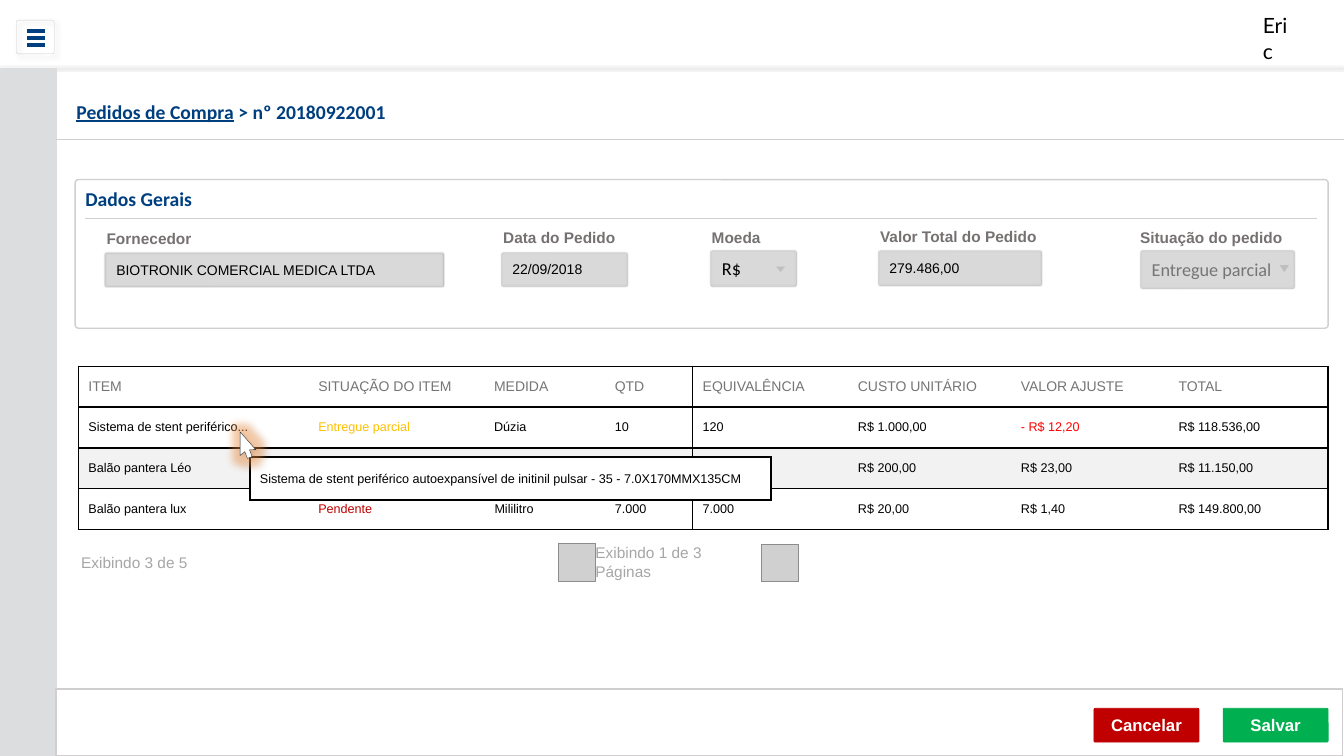
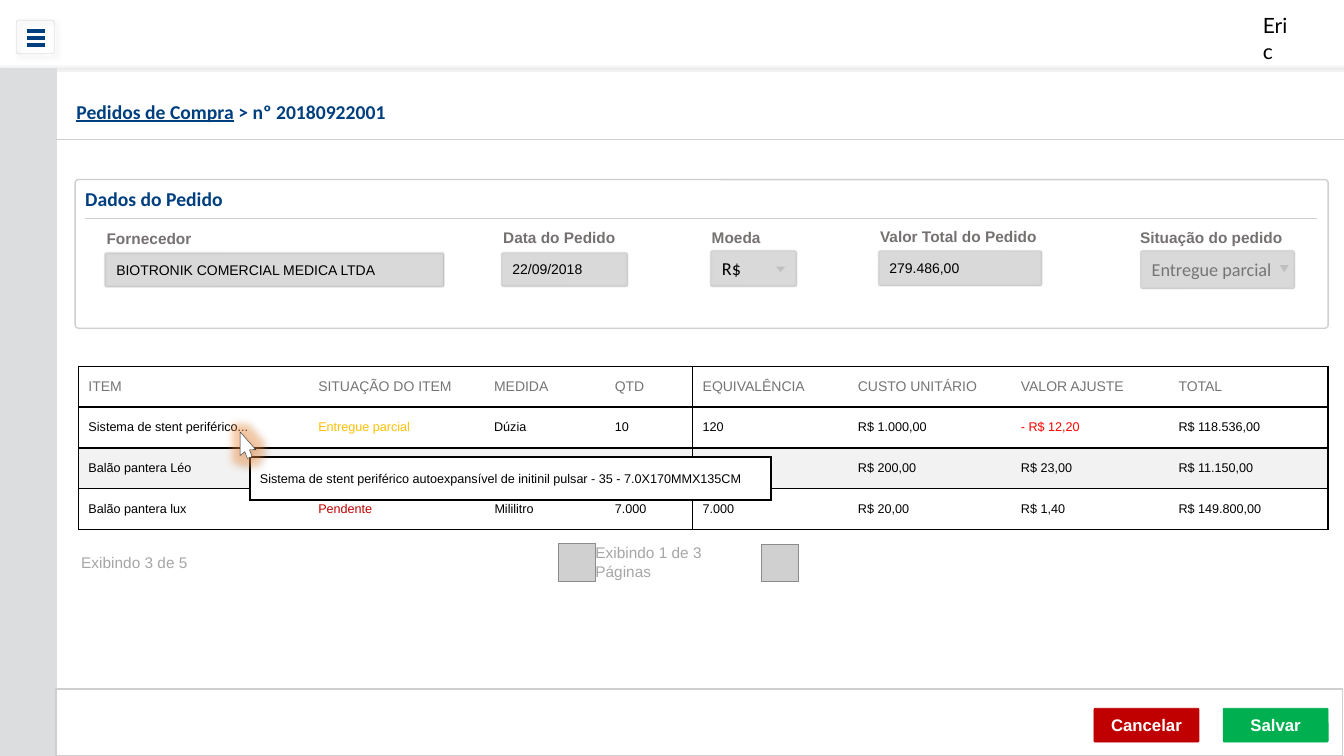
Before and after one commit to ericfgsilva/biograma, a slide deck: slide 3 of prototipo/PedidoDeCompra.pptx. Drawn at 1344x756 pixels with LibreOffice and Linux fonts; fonts in the diff are those of the drawing; grey boxes stand for pictures; background and template pictures are left out. Boxes give left, top, right and bottom in pixels: in the first picture for what was removed or moved away, otherwise in the second. Text is boxed around its words. In the diff, an @@ line names an element or a change of style, - is before the commit and + after.

```diff
--- a/prototipo/PedidoDeCompra.pptx
+++ b/prototipo/PedidoDeCompra.pptx
@@ text at (85,192,222,206): text changed @@
-Dados Gerais
+Dados do Pedido
```
Also in this commit, not shown: 3 other slides changed, 3 slides added.
